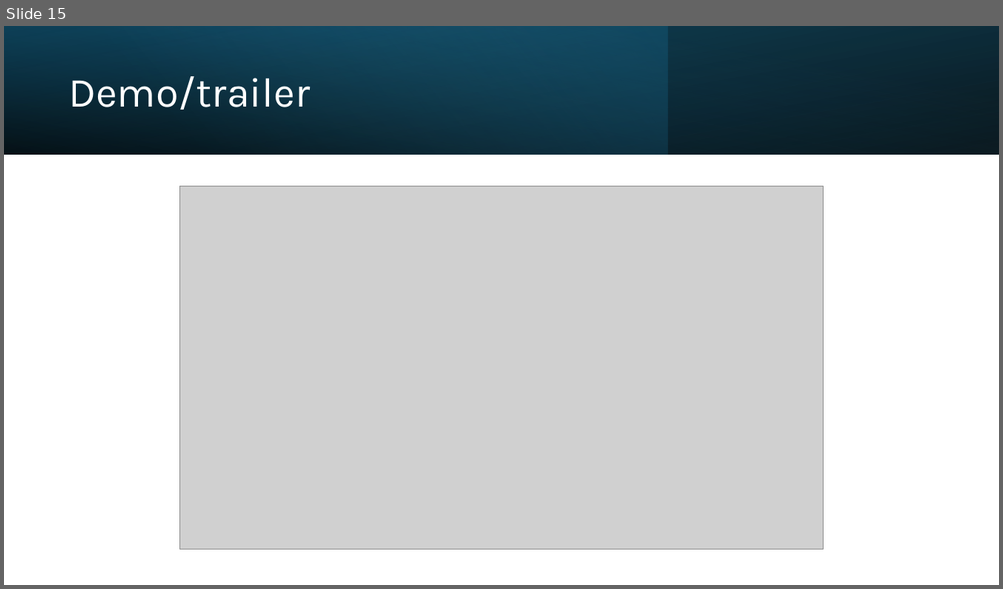
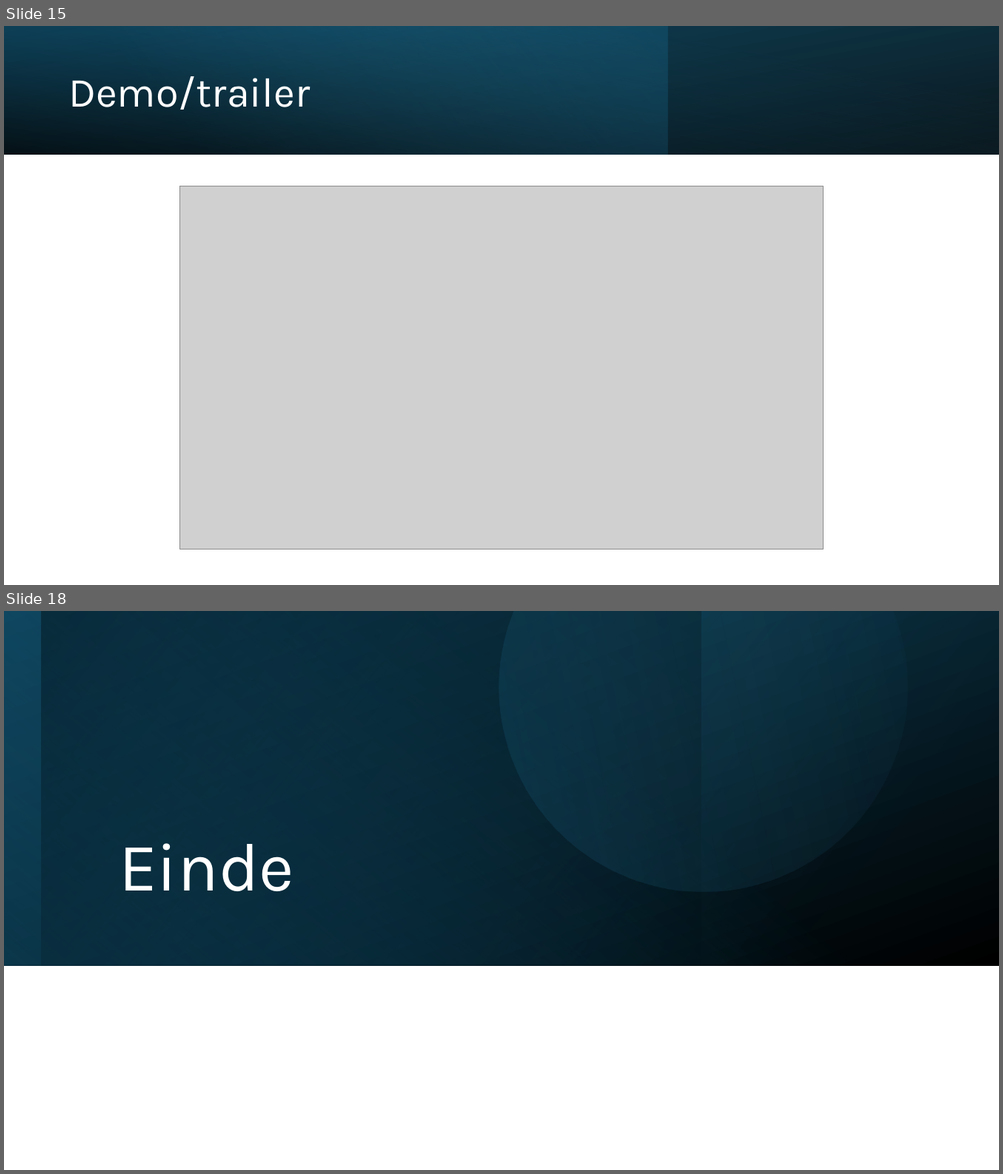
Before and after one commit to JelleHaast/VRExp2026Project, a slide deck: ProjectVREXP.pptx. Shown one above the other, each under a label of ours: slide 15 before the commit, slides 15 and 18 after it; the slides between them are not shown. The pictures are 1003x589 and 1003x1174 pixels, drawn with LibreOffice and Linux fonts; fonts in the diff are those of the drawing; grey boxes stand for pictures. Boxes give left, top, right and bottom in pixels: in the first picture for what was removed or moved away, otherwise in the second. Text is boxed around its words. In the diff, an @@ line names an element or a change of style, - is before the commit and + after.

```diff
--- a/ProjectVREXP.pptx
+++ b/ProjectVREXP.pptx
@@ slide 18 added at bbox=[4, 611, 999, 1170], background #FFFFFF @@
@@ rectangle added at bbox=[4, 611, 999, 966], fill gradient #104862 to #000000 @@
@@ rectangle added at bbox=[4, 611, 998, 965], fill gradient #156082 to #104862 @@
@@ rectangle added at bbox=[4, 611, 701, 966], fill gradient #0B3041 to #000000 @@
@@ rectangle added at bbox=[40, 611, 999, 966], fill gradient #156082 to #000000 @@
@@ freeform shape added at bbox=[427, 611, 958, 964], fill gradient #156082 to #46B1E1 @@
@@ title added at bbox=[119, 843, 294, 891], 66 pt, text #FFFFFF @@
+Einde
```
Also in this commit, not shown: 4 slides changed, 1 other slide added, 1 slide removed.
